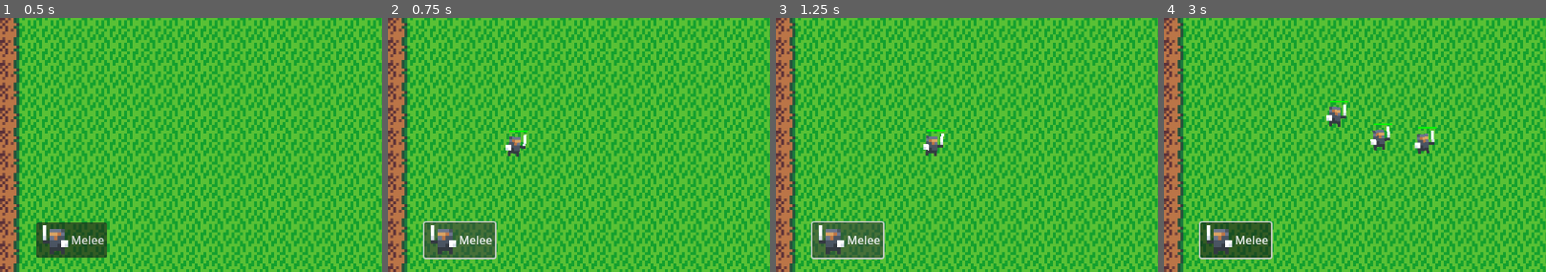
Above: before the commit, frames 1-4 (left to right).
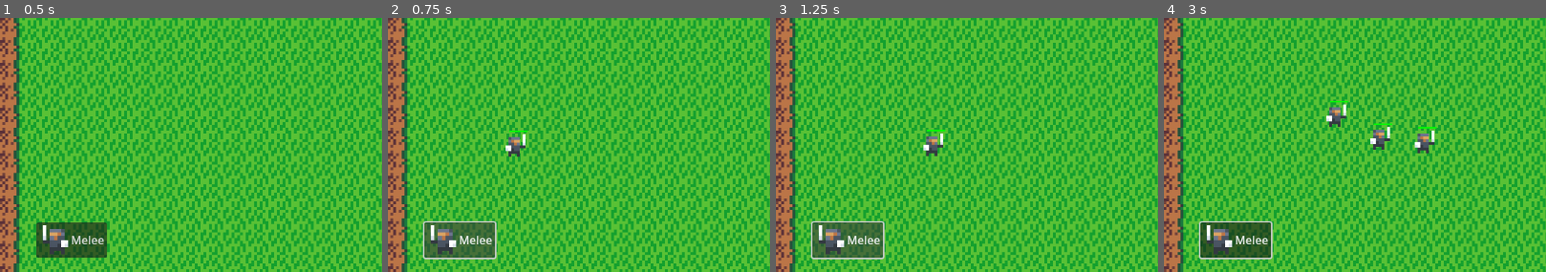
Above: after the commit, the same moments.

Repository: jeysu/pixel-wars
Game: Godot game, scene res://scenes/main.tscn
Two runs of this game, one before a commit and one after it. Both use one fixed random seed, a clock stepped at 60 frames per second and the inputs below.
Inputs (mouse positions are % of the whole screen's width and height, from its top left):
- Up to frame 1 (0.5 s): no input
- Up to frame 2 (0.75 s): click "Melee" at 0.5 s
- Up to frame 3 (1.25 s): no input
- Up to frame 4 (3 s): click "Melee" at 1.25 s; click "Melee" at 2 s; move the mouse to (72, 45) at 2.77 s; click (72, 45) at 2.92 s
The pictures show only the part of the screen within x 4-54%, y 50-100%; the shares and areas given below are measured in that part.

Frame 1 is identical in both runs. In frame 2, 0.1% of the frame differs, in the area x 30-37%, y 45-55%; in frame 3, less than 0.1%; in frame 4, 0.3%, in the area x 42-71%, y 34-54%.

Commit message:
Enhanced readablity of scripts

Diff:
--- a/scenes/adventurer.tscn
+++ b/scenes/adventurer.tscn
@@ -9,5 +9,5 @@
 
 [node name="Adventurer" groups=["adventurers"] instance=ExtResource("1_i0sav")]
 
-[node name="Sprite2D" parent="." index="0" groups=["adventurers"]]
+[node name="Sprite2D" parent="." index="2" groups=["adventurers"]]
 texture = SubResource("AtlasTexture_h70i8")
--- a/scripts/attack.gd
+++ b/scripts/attack.gd
@@ -1,10 +1,11 @@
 extends Node2D
 
-var entity
-var collision
-var collider
-var attack_time_elapsed = 0
-var degree_of_attack = 15
+var entity: CharacterBody2D
+var collision: KinematicCollision2D
+var collider: CharacterBody2D
+
+var attack_time_elapsed := 0.0
+var degree_of_attack := 15
 
 func setup(owner_entity):
 	entity = owner_entity
--- a/scripts/main.gd
+++ b/scripts/main.gd
@@ -3,7 +3,8 @@
 @export var adventurers: PackedScene
 @export var mobs: PackedScene
 
-var number_of_mobs = 10
+var number_of_mobs := 10
+var dragging := false
 
 func _ready():
 	for n in number_of_mobs:
@@ -12,8 +13,6 @@
 		mob_spawn_location.progress_ratio = randf()
 		mob.position = mob_spawn_location.position
 		add_child(mob)
-
-var dragging
 
 func _input(event):
 	pass
--- a/scripts/move.gd
+++ b/scripts/move.gd
@@ -1,9 +1,9 @@
 extends Node2D
 
-var entity
-var wobble_time_elapsed = 0
-var wobble_speed = 10
-var degree_of_wobble = 5
+var entity: CharacterBody2D
+var wobble_time_elapsed := 0
+var wobble_speed := 10
+var degree_of_wobble := 5
 
 func setup(owner_entity):
 	entity = owner_entity
@@ -14,31 +14,31 @@
 
 	# Set opposing entities
 	if entity.is_in_group("adventurers"):
-		set_opposing_entities("mobs")
+		entity.opposing_entities = get_opposing_entities("mobs")
 	elif entity.is_in_group("mobs"):
-		set_opposing_entities("adventurers")
+		entity.opposing_entities = get_opposing_entities("adventurers")
 
 	# Set closest opposing entity as target
 	if entity.opposing_entities.is_empty():
 		entity.target = null
 	else:
-		set_target_to_closest()
+		entity.target = get_closest_target()
 
 	# Move to target if there is one and is currently not fighting
 	if entity.target and not entity.behaviors["attack"].is_fighting():
-		move_to_target(delta)
+		move_to_target(delta, entity.target)
 	else:
 		entity.velocity = Vector2.ZERO * delta
-	flip_sprite_to_direction()
+	flip_sprite_to_direction(entity.get_node("Sprite2D"))
 
 	# Play walking animation if moving
 	if entity.velocity.length() > 0:
-		play_walking_animation(delta)
+		play_walking_animation(delta, entity.get_node("Sprite2D"))
 
-func set_opposing_entities(opposing_group):
-	entity.opposing_entities = get_tree().get_nodes_in_group(opposing_group)
+func get_opposing_entities(opposing_group):
+	return get_tree().get_nodes_in_group(opposing_group)
 
-func set_target_to_closest():
+func get_closest_target():
 	var closest_distance = INF
 	var closest_opposing_entity
 	# Compare each distance from a mob and return the closest
@@ -47,18 +47,18 @@
 		if (distance < closest_distance):
 			closest_distance = distance
 			closest_opposing_entity = opposing_entity
-	entity.target = closest_opposing_entity
+	return closest_opposing_entity
 
-func move_to_target(delta):
-	var direction = (entity.target.global_position - entity.global_position).normalized()
+func move_to_target(delta, target):
+	var direction = (target.global_position - entity.global_position).normalized()
 	entity.velocity = direction * entity.speed * delta
 	entity.move_and_slide()
 
-func flip_sprite_to_direction():
+func flip_sprite_to_direction(sprite):
 	if abs(entity.velocity.x) > 0.1:
-		entity.get_node("Sprite2D").flip_h = entity.velocity.x > 0
+		sprite.flip_h = entity.velocity.x > 0
 
-func play_walking_animation(delta):
+func play_walking_animation(delta, sprite):
 	wobble_time_elapsed += delta * wobble_speed
 	wobble_time_elapsed = wrapf(wobble_time_elapsed, 0, TAU) # Reset after sin cycle
-	entity.get_node("Sprite2D").rotation_degrees = sin(wobble_time_elapsed) * degree_of_wobble # Transition using sin wave
+	sprite.rotation_degrees = sin(wobble_time_elapsed) * degree_of_wobble # Transition using sin wave
